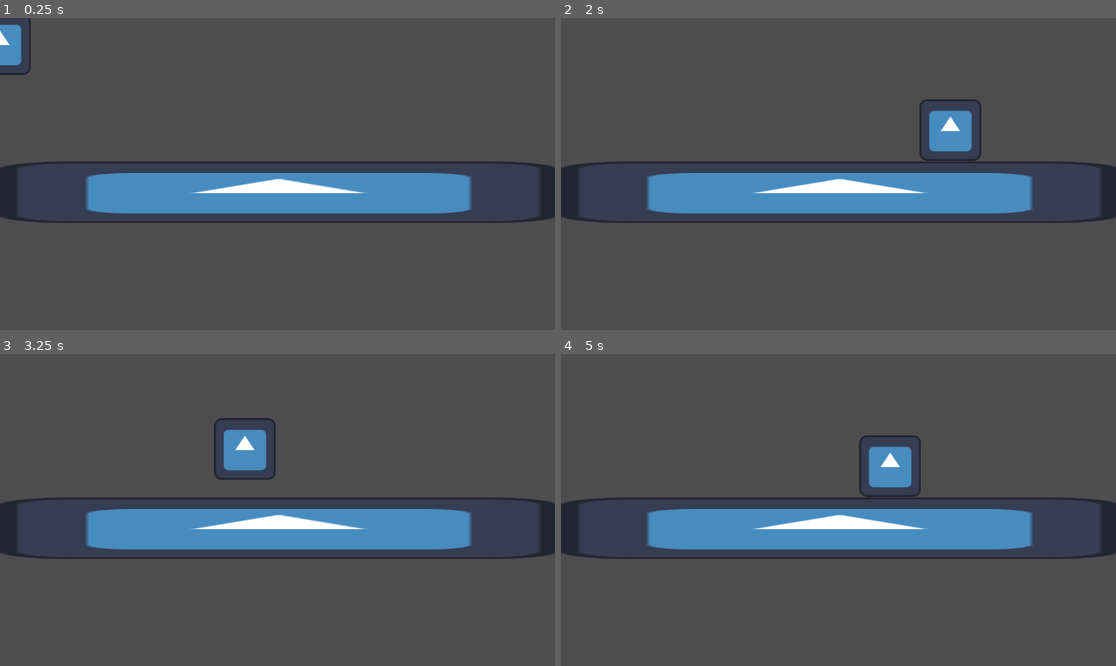
Above: before the commit, frames 1-4 (two rows, left to right).
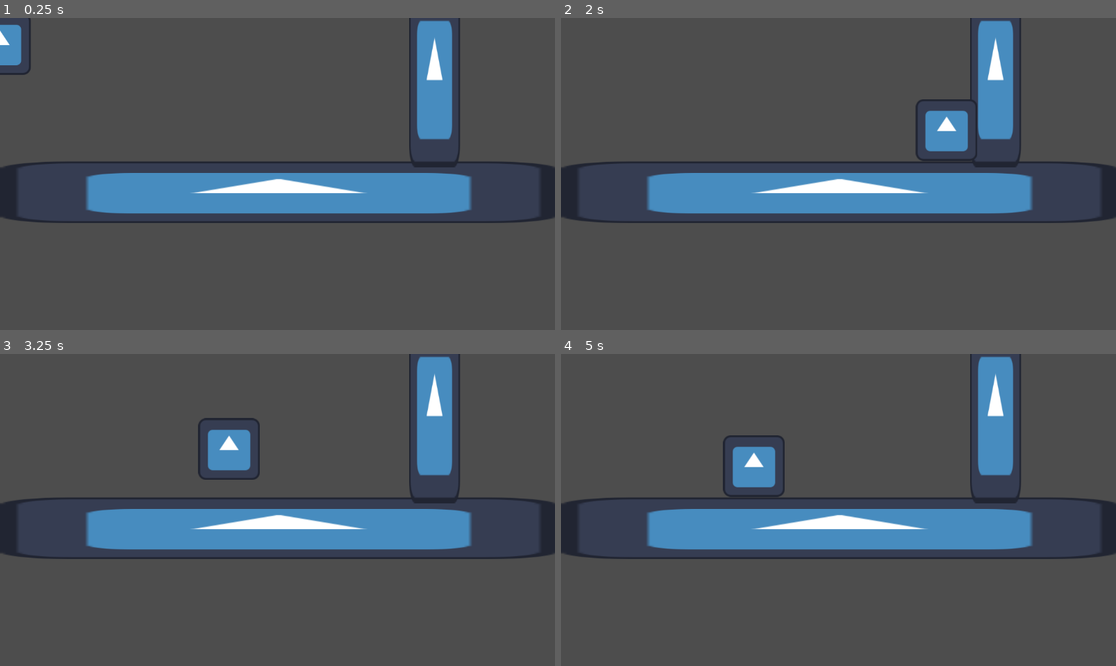
Above: after the commit, the same moments.

Repository: eagle3050/Jeff_the_land_shark_game
Game: Godot game, scene res://main.tscn
Two runs of this game, one before a commit and one after it. Both use one fixed random seed, a clock stepped at 60 frames per second and the inputs below. The engine's default icon, where the game draws it, is replaced by a stand-in: a white triangle on a blue panel in a dark square.
Inputs:
- Up to frame 1 (0.25 s): no input
- Up to frame 2 (2 s): hold D (right) from 0.53 s (still down); tap Shift (shark_mode) at 0.6, 1.35 s; tap Space (jump) at 0.77, 1.52 s
- Up to frame 3 (3.25 s): release D (right) at 2.03 s; hold A (left) 2.03-2.78 s; tap Shift (shark_mode) at 2.1, 2.85 s; hold D (right) from 2.78 s (still down); tap Space (jump) at 3.02 s
- Up to frame 4 (5 s): tap Shift (shark_mode) at 3.6, 4.35 s; tap Space (jump) at 3.77, 4.52 s; release D (right) at 4.28 s; hold A (left) from 4.28 s (still down)

The runs differ from the first frame. In frame 1, 2.9% of the frame differs, in the area x 73-83%, y 0-48%; in frame 2, 3.3%; in frame 3, 4.1%; in frame 4, 5.5%, in the area x 29-83%, y 0-48%.

Commit message:
Nearly added wall swim
Few issues but set groundwork

Diff:
--- a/jeff.gd
+++ b/jeff.gd
@@ -5,23 +5,40 @@
 var jump_height = -500.0
 var can_shark_mode = true
 var in_shark_mode = false
+var on_wall = false
 
 
 func _physics_process(delta: float) -> void:
 	if not is_on_floor():
 		velocity += get_gravity() * delta
+
 	if Input.is_action_just_pressed("jump") and is_on_floor():
 		jump()
-	var direction := Input.get_axis("left", "right")
-	if direction:
-		velocity.x = direction * speed
-	else:
-		velocity.x = move_toward(velocity.x, 0, speed)
-	move_and_slide()
+
+	if not on_wall:
+		var direction := Input.get_axis("left", "right")
+
+		if direction:
+			velocity.x = direction * speed
+		else:
+			velocity.x = move_toward(velocity.x, 0, speed)
+		move_and_slide()
+
+	var direction_on_wall := Input.get_axis("up", "down")
+
+	if direction_on_wall:
+		velocity.y = direction_on_wall * speed
+		move_and_slide()
+
 	if Input.is_action_just_pressed("shark_mode") and can_shark_mode:
 		enter_shark_mode()
 	elif in_shark_mode and Input.is_action_just_pressed("shark_mode") or Input.is_action_just_pressed("jump") and not can_shark_mode:
 		exit_shark_mode()
+	elif is_on_wall() and in_shark_mode:
+		on_wall = true
+
+	elif not is_on_wall() and not in_shark_mode:
+		on_wall = false
 
 func jump():
 	velocity.y = jump_height
--- a/main.tscn
+++ b/main.tscn
@@ -1,10 +1,13 @@
-[gd_scene load_steps=4 format=3 uid="uid://qi3g3akoglf6"]
+[gd_scene load_steps=5 format=3 uid="uid://qi3g3akoglf6"]
 
 [ext_resource type="Texture2D" uid="uid://q6h5rxblnfhe" path="res://icon.svg" id="1_ig7tw"]
 [ext_resource type="PackedScene" uid="uid://ggd6rliykcrp" path="res://jeff.tscn" id="2_0xm2m"]
 
 [sub_resource type="RectangleShape2D" id="RectangleShape2D_7dm0k"]
 size = Vector2(1156, 118)
+
+[sub_resource type="RectangleShape2D" id="RectangleShape2D_0xm2m"]
+size = Vector2(100.88989, 369.67947)
 
 [node name="Main" type="Node2D"]
 
@@ -19,4 +22,13 @@
 scale = Vector2(9.0390625, 1)
 texture = ExtResource("1_ig7tw")
 
+[node name="CollisionShape2D2" type="CollisionShape2D" parent="StaticBody2D"]
+position = Vector2(900, 121.83974)
+shape = SubResource("RectangleShape2D_0xm2m")
+
+[node name="Sprite2D2" type="Sprite2D" parent="StaticBody2D"]
+position = Vector2(902.00006, 123)
+scale = Vector2(0.828125, 2.921875)
+texture = ExtResource("1_ig7tw")
+
 [node name="Jeff" parent="." instance=ExtResource("2_0xm2m")]
--- a/project.godot
+++ b/project.godot
@@ -37,6 +37,16 @@
 "events": [Object(InputEventKey,"resource_local_to_scene":false,"resource_name":"","device":-1,"window_id":0,"alt_press …(195 unchanged characters)…
 ]
 }
+up={
+"deadzone": 0.2,
+"events": [Object(InputEventKey,"resource_local_to_scene":false,"resource_name":"","device":-1,"window_id":0,"alt_pressed":false,"shift_pressed":false,"ctrl_pressed":false,"meta_pressed":false,"pressed":false,"keycode":0,"physical_keycode":87,"key_label":0,"unicode":119,"location":0,"echo":false,"script":null)
+]
+}
+down={
+"deadzone": 0.2,
+"events": [Object(InputEventKey,"resource_local_to_scene":false,"resource_name":"","device":-1,"window_id":0,"alt_pressed":false,"shift_pressed":false,"ctrl_pressed":false,"meta_pressed":false,"pressed":false,"keycode":0,"physical_keycode":83,"key_label":0,"unicode":115,"location":0,"echo":false,"script":null)
+]
+}
 
 [physics]
 
